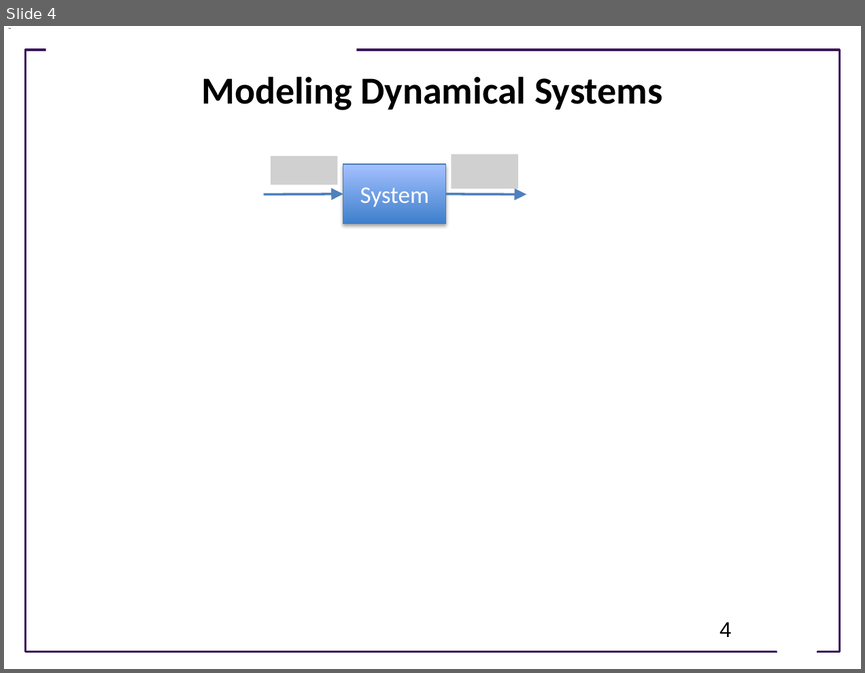
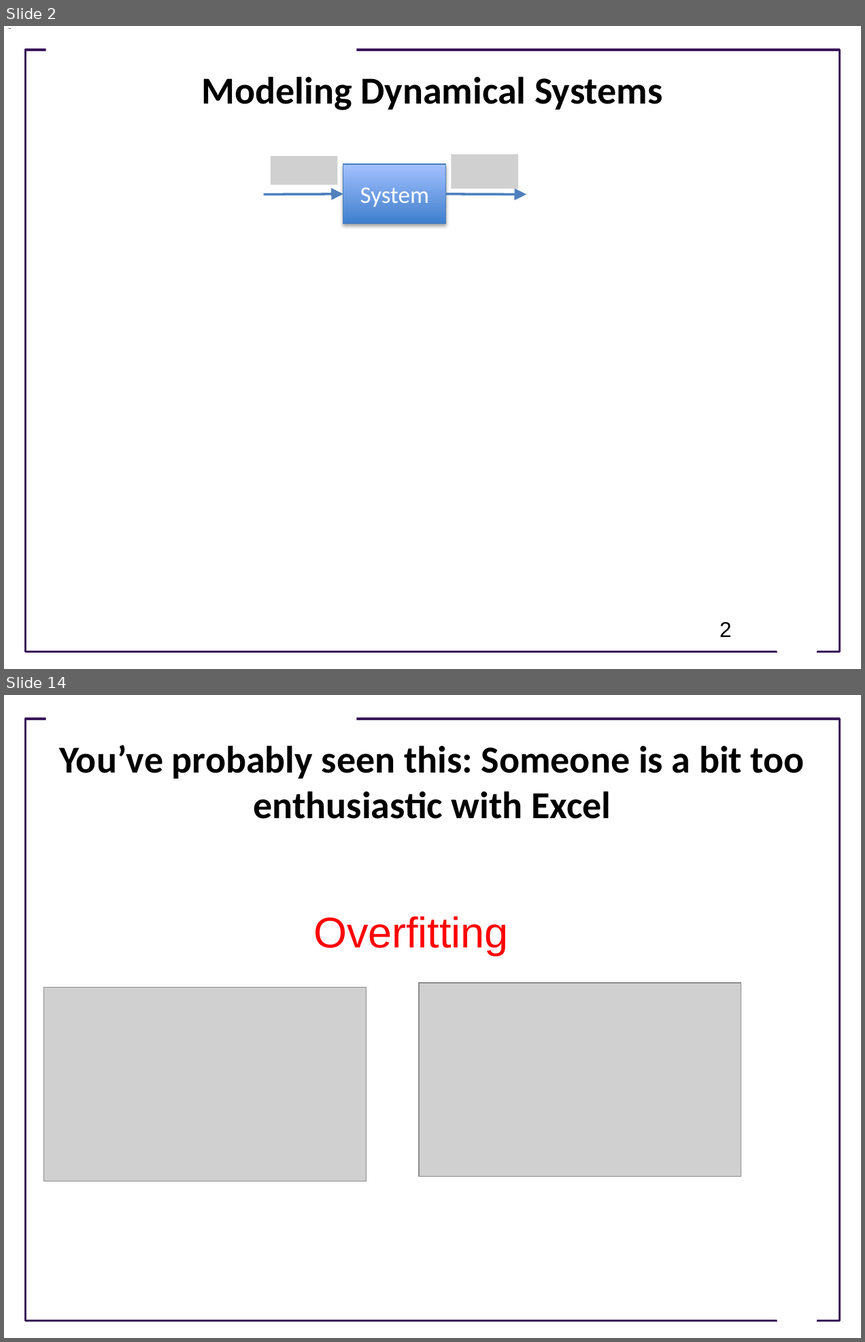
Before and after one commit to joseph-hellerstein/advanced-controls-lectures, a slide deck: classes/winter_2023/lectures/lecture_11-system-identification/system_identification.pptx. Shown one above the other, each under a label of ours: slide 4 before the commit, slides 2 and 14 after it; the slides between them are not shown. The pictures are 865x673 and 865x1342 pixels, drawn with LibreOffice and Linux fonts; fonts in the diff are those of the drawing; grey boxes stand for pictures; background and template pictures are left out. Boxes give left, top, right and bottom in pixels: in the first picture for what was removed or moved away, otherwise in the second. Text is boxed around its words. In the diff, an @@ line names an element or a change of style, - is before the commit and + after.

```diff
--- a/classes/winter_2023/lectures/lecture_11-system-identification/system_identification.pptx
+++ b/classes/winter_2023/lectures/lecture_11-system-identification/system_identification.pptx
@@ slide 14 added at box(4, 695, 861, 1338), background #FFFFFF; not listed: 3 template elements that a slide beside it also shows @@
@@ title added at box(59, 745, 804, 819), 32 pt, text #000000, bold @@
+You’ve probably seen this: Someone is a bit too enthusiastic with Excel
@@ text added at box(313, 916, 509, 955), 36 pt, text #FF0000 @@
+Overfitting
@@ picture added at box(43, 987, 366, 1181) @@
@@ picture added at box(419, 983, 741, 1176) @@
@@ what was slide 4 is now slide 2 @@
@@ page number at box(719, 622, 732, 637): text changed @@
-4
+2
```
Also in this commit, not shown: 2 slides changed, 12 other slides added, 2 slides removed, 2 other files.
